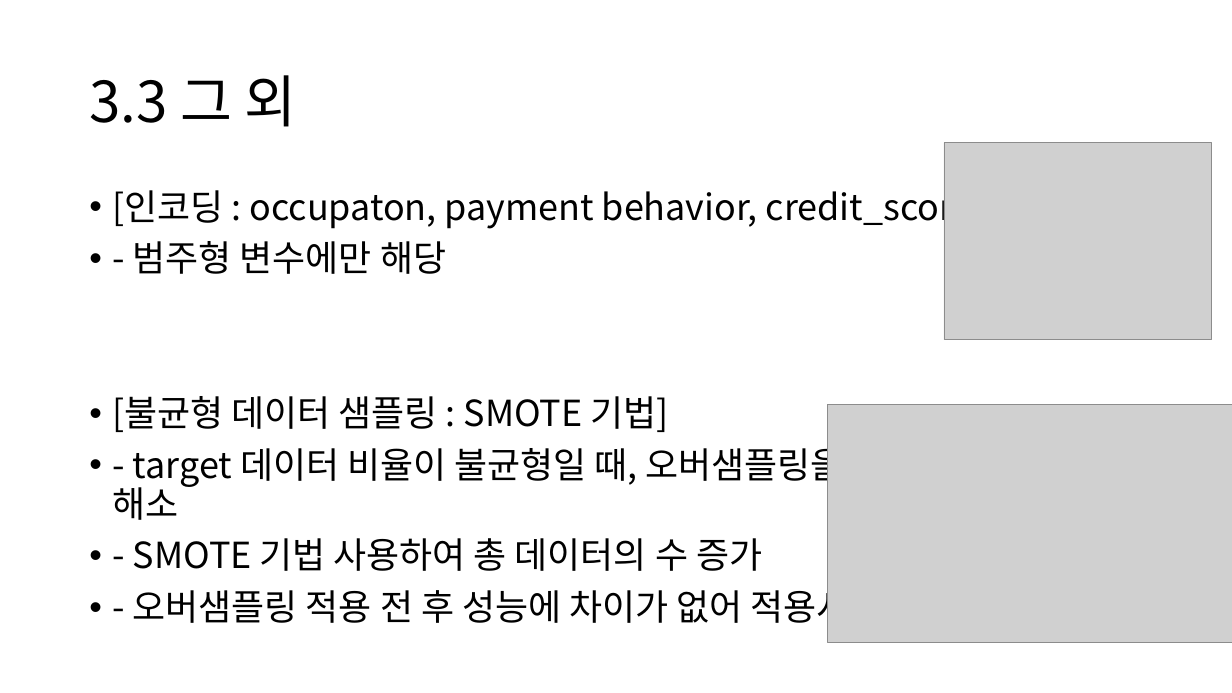
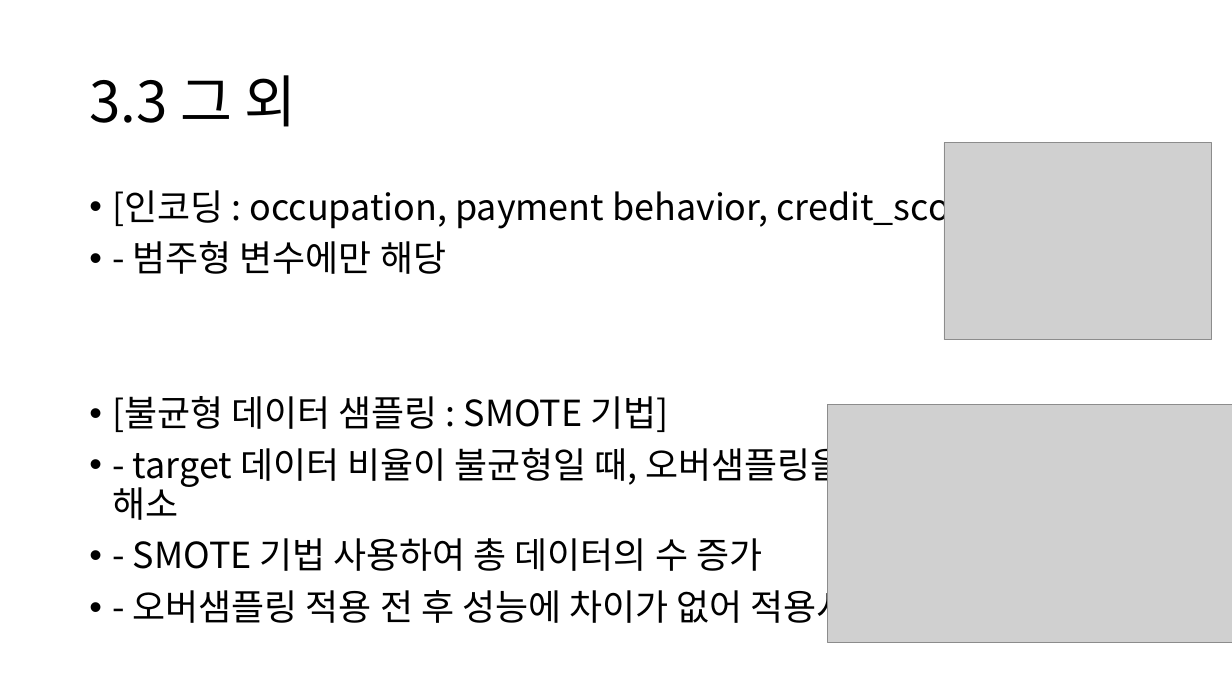
Before and after one commit to HANARONE/dh01, a slide deck: slide 12 of 1차 자료/개인고객 신용등급 산정 모델링.pptx. Drawn at 1232x693 pixels with LibreOffice and Linux fonts; fonts in the diff are those of the drawing; grey boxes stand for pictures. Boxes give left, top, right and bottom in pixels: in the first picture for what was removed or moved away, otherwise in the second. Text is boxed around its words. In the diff, an @@ line names an element or a change of style, - is before the commit and + after.

Commit message:
update

```diff
--- a/1차 자료/개인고객 신용등급 산정 모델링.pptx
+++ b/1차 자료/개인고객 신용등급 산정 모델링.pptx
@@ text at (112, 183, 995, 229): text changed @@
-• [인코딩 : occupaton, payment behavior, credit_score]
+• [인코딩 : occupation, payment behavior, credit_score]
```
